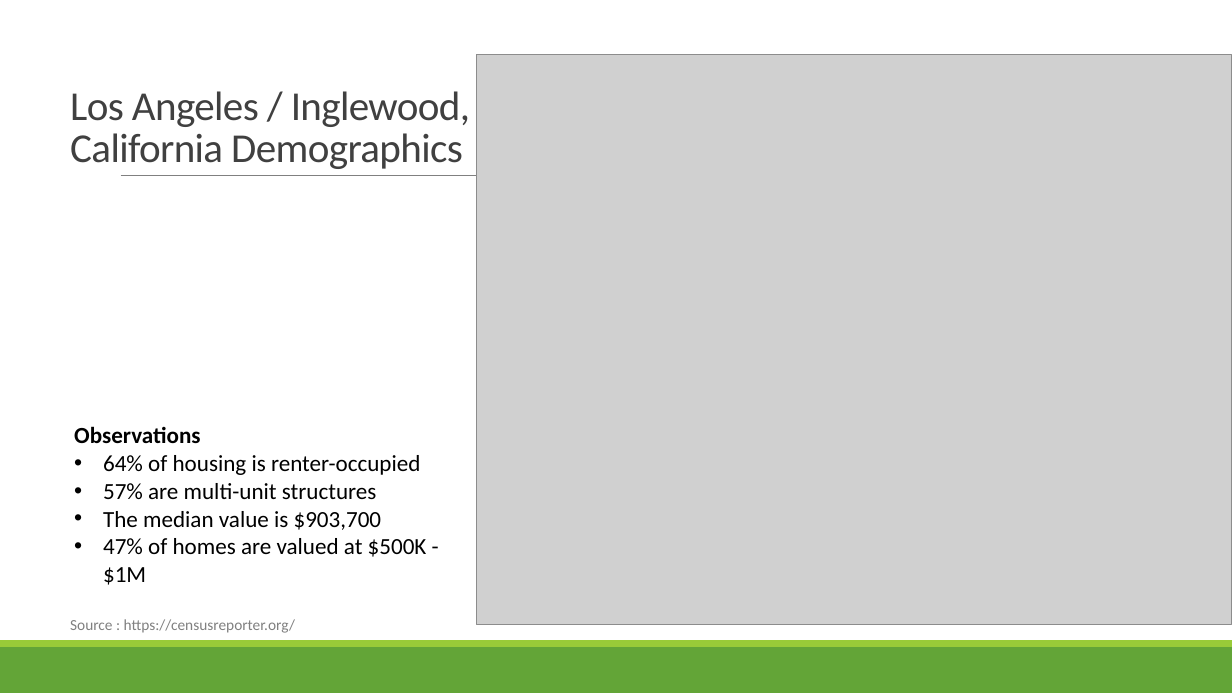
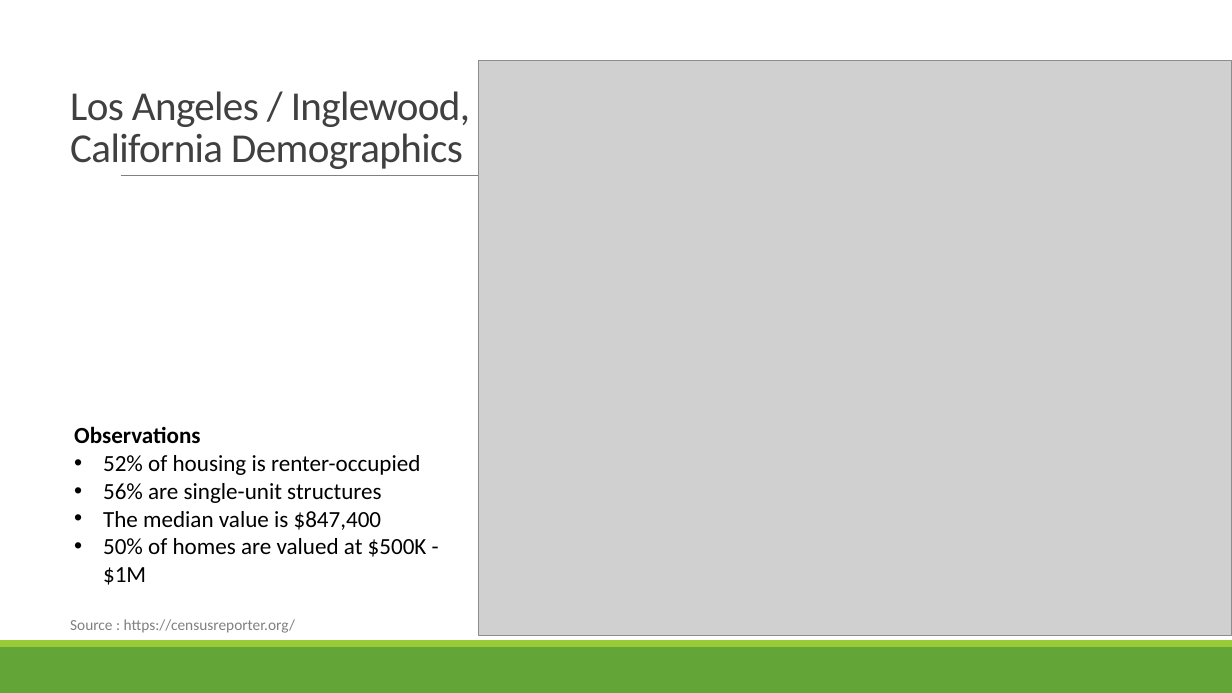
Before and after one commit to jodylarson310/module7-project, a slide deck: slide 12 of Support_Live_Music_Project1_Group4.pptx. Drawn at 1232x693 pixels with LibreOffice and Linux fonts; fonts in the diff are those of the drawing; grey boxes stand for pictures. Boxes give left, top, right and bottom in pixels: in the first picture for what was removed or moved away, otherwise in the second. Text is boxed around its words. In the diff, an @@ line names an element or a change of style, - is before the commit and + after.

```diff
--- a/Support_Live_Music_Project1_Group4.pptx
+++ b/Support_Live_Music_Project1_Group4.pptx
@@ picture: place and size @@
-picture at (477,55,1232,624)
+picture at (479,61,1232,636)
@@ text at (103,455,427,585): text changed @@
-• 64% of housing is renter-occupied
-• 57% are multi-unit structures
-• The median value is $903,700
-• 47% of homes are valued at $500K - $1M
+• 52% of housing is renter-occupied
+• 56% are single-unit structures
+• The median value is $847,400
+• 50% of homes are valued at $500K - $1M
```
Also in this commit, not shown: 1 other slide changed.
